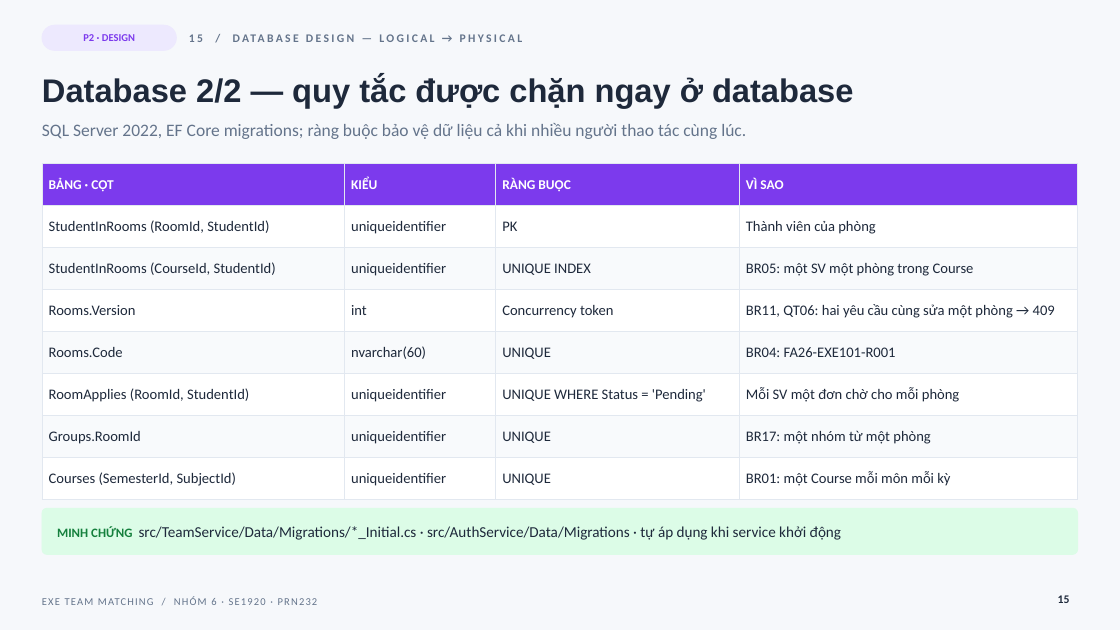
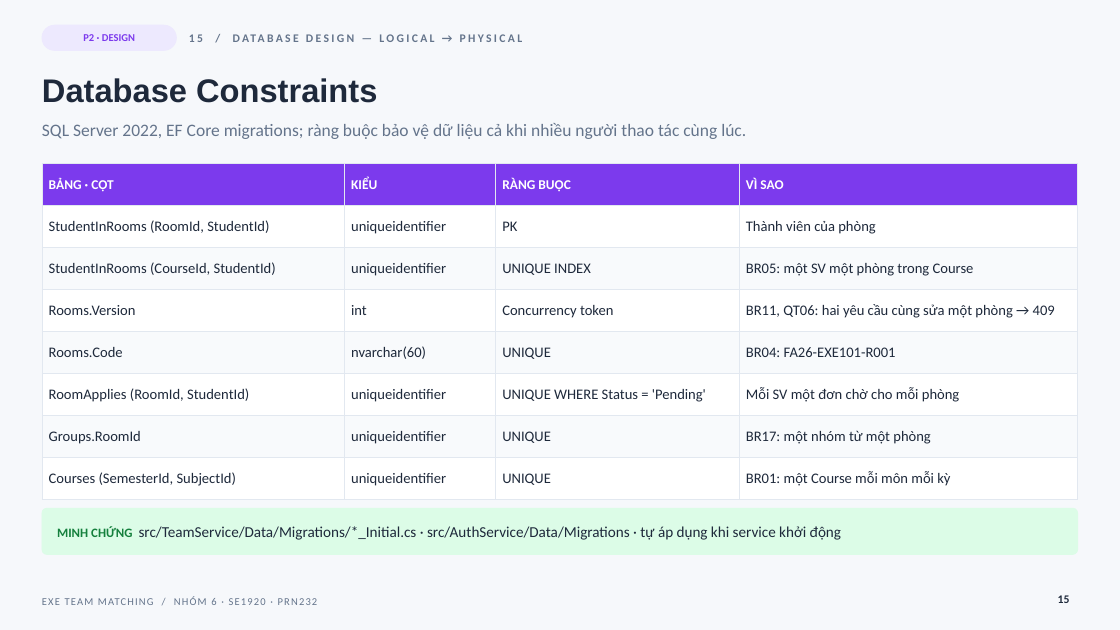
Before and after one commit to co-duong-hao/PRN232_Final, a slide deck: slide 15 of docs/slides/EXE_Team_Matching_Nhom6.pptx. Drawn at 1120x630 pixels with LibreOffice and Linux fonts; fonts in the diff are those of the drawing. Boxes give left, top, right and bottom in pixels: in the first picture for what was removed or moved away, otherwise in the second. Text is boxed around its words. In the diff, an @@ line names an element or a change of style, - is before the commit and + after.

```diff
--- a/docs/slides/EXE_Team_Matching_Nhom6.pptx
+++ b/docs/slides/EXE_Team_Matching_Nhom6.pptx
@@ title at <box>42,78,377,103</box>: text changed @@
-Database 2/2 — quy tắc được chặn ngay ở database
+Database Constraints
```
Also in this commit, not shown: 27 other slides changed, 2 other files.
